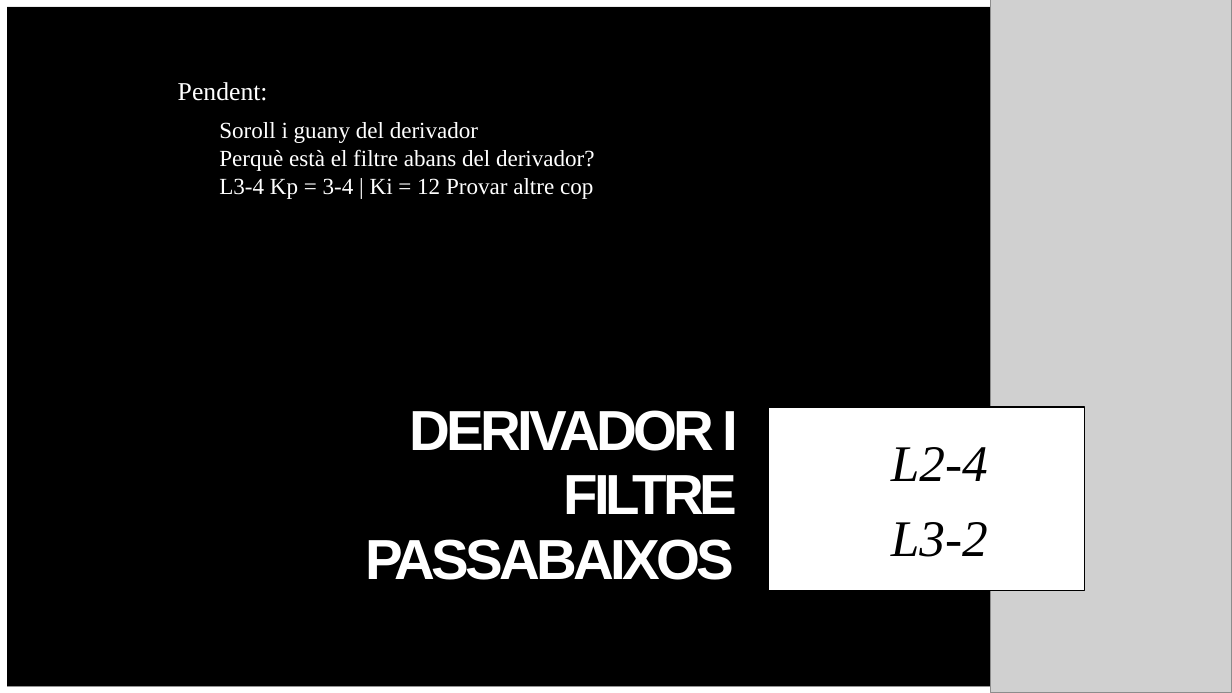
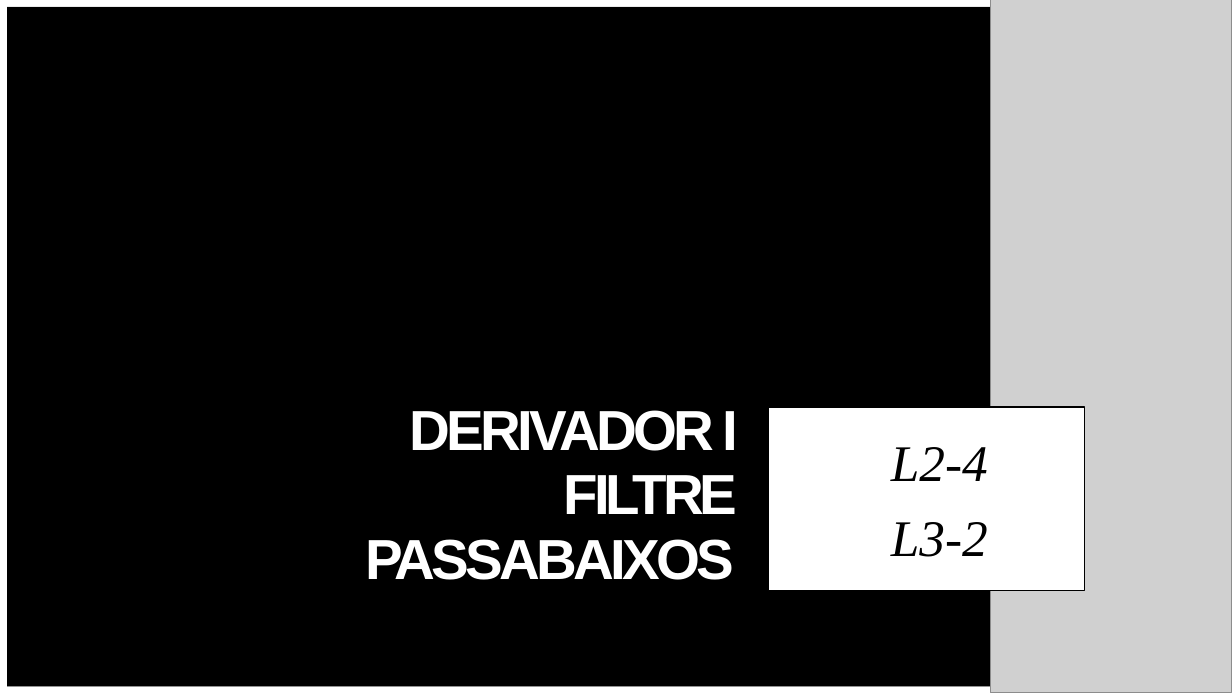
Before and after one commit to Argyrum/TFG-Control, a slide deck: slide 21 of Presentacions/Resultats de l’Anàlisi de la Planta de DS - Compendi 1-4 .pptx. Drawn at 1232x693 pixels with LibreOffice and Linux fonts; fonts in the diff are those of the drawing; grey boxes stand for pictures. Boxes give left, top, right and bottom in pixels: in the first picture for what was removed or moved away, otherwise in the second. Text is boxed around its words. In the diff, an @@ line names an element or a change of style, - is before the commit and + after.

```diff
--- a/Presentacions/Resultats de l’Anàlisi de la Planta de DS - Compendi 1-4 .pptx
+++ b/Presentacions/Resultats de l’Anàlisi de la Planta de DS - Compendi 1-4 .pptx
@@ text removed at <box>178,82,268,101</box> @@
-Pendent:
@@ text removed at <box>219,122,595,199</box> @@
-Soroll i guany del derivador
-Perquè està el filtre abans del derivador?
-L3-4 Kp = 3-4 | Ki = 12 Provar altre cop
```
Also in this commit, not shown: 3 other slides changed, 1 slide added, 9 other files.
